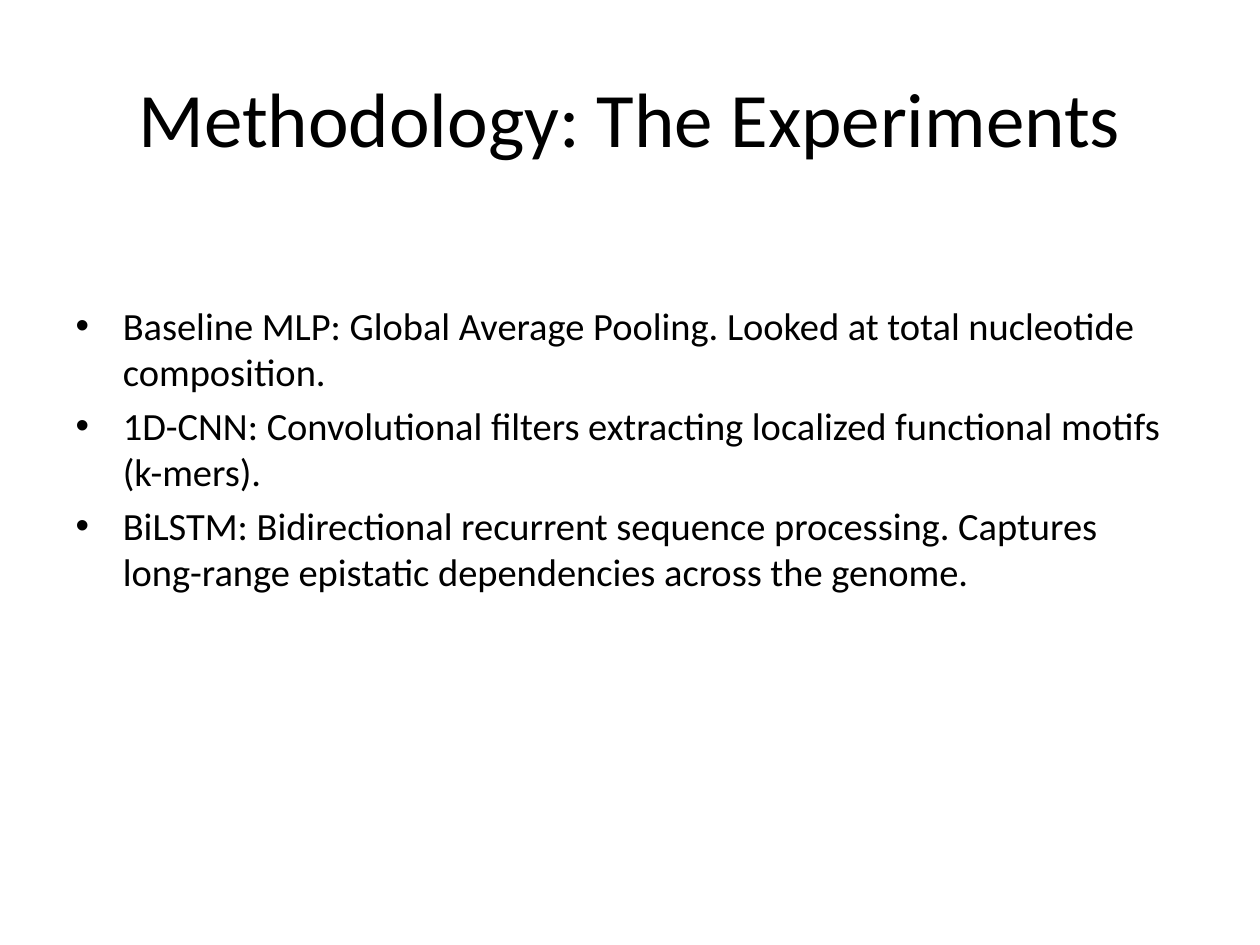
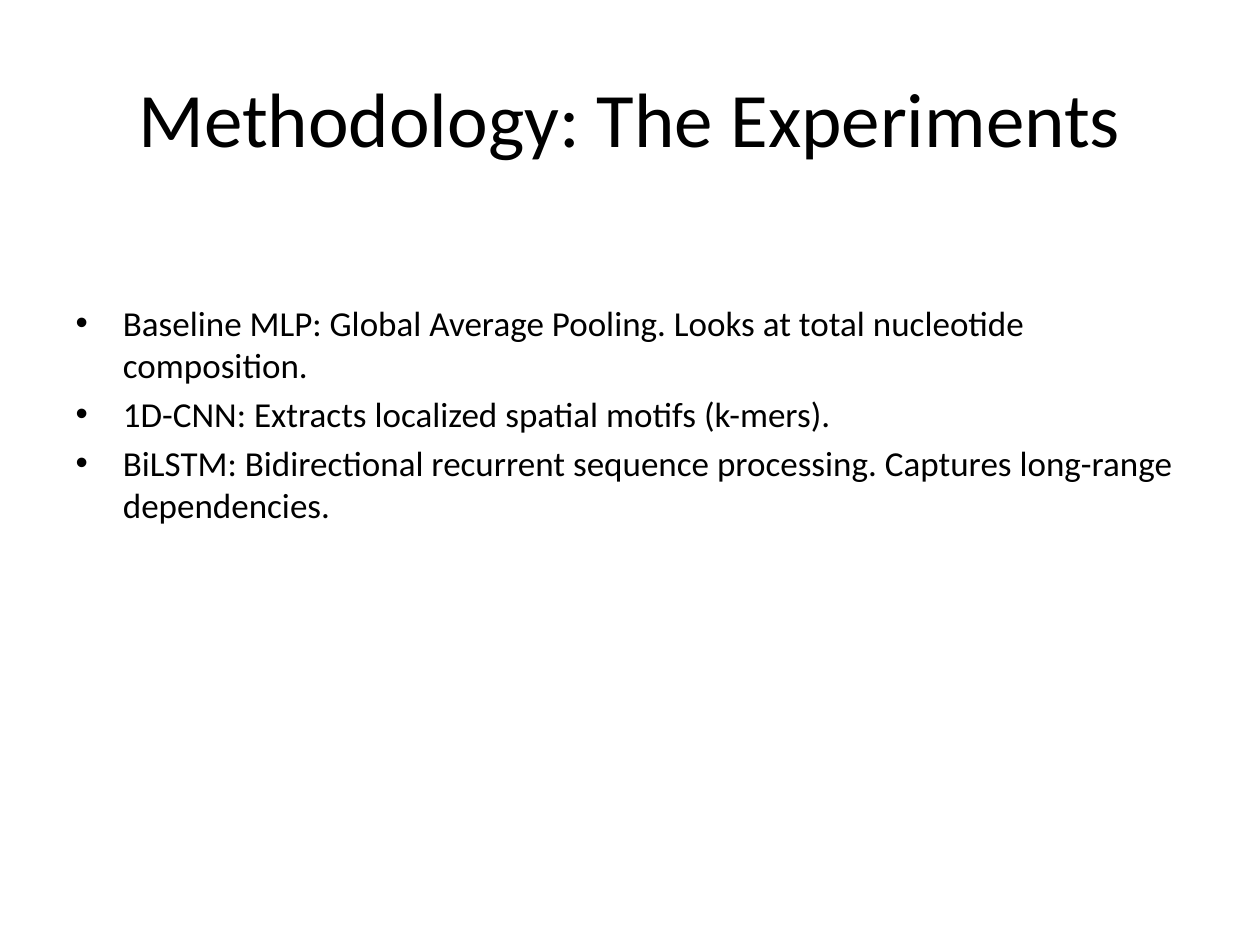
Before and after one commit to JNagawa/HIV_subtype_classifier_DeepLearning, a slide deck: slide 6 of reports/presentation.pptx (slide 7 before the commit). Drawn at 1260x945 pixels with LibreOffice and Linux fonts; fonts in the diff are those of the drawing. Boxes give left, top, right and bottom in pixels: in the first picture for what was removed or moved away, otherwise in the second. Text is boxed around its words. In the diff, an @@ line names an element or a change of style, - is before the commit and + after.

```diff
--- a/reports/presentation.pptx
+++ b/reports/presentation.pptx
@@ text at (x1=123, y1=311, x2=1172, y2=524): text changed; size 22 to 20 pt @@
-• Baseline MLP: Global Average Pooling. Looked at total nucleotide composition.
-• 1D-CNN: Convolutional filters extracting localized functional motifs (k-mers).
-• BiLSTM: Bidirectional recurrent sequence processing. Captures long-range epistatic dependencies across the genome.
+• Baseline MLP: Global Average Pooling. Looks at total nucleotide composition.
+• 1D-CNN: Extracts localized spatial motifs (k-mers).
+• BiLSTM: Bidirectional recurrent sequence processing. Captures long-range dependencies.
```
Also in this commit, not shown: 11 other slides changed, 1 slide added, 1 slide removed, 3 other files.
